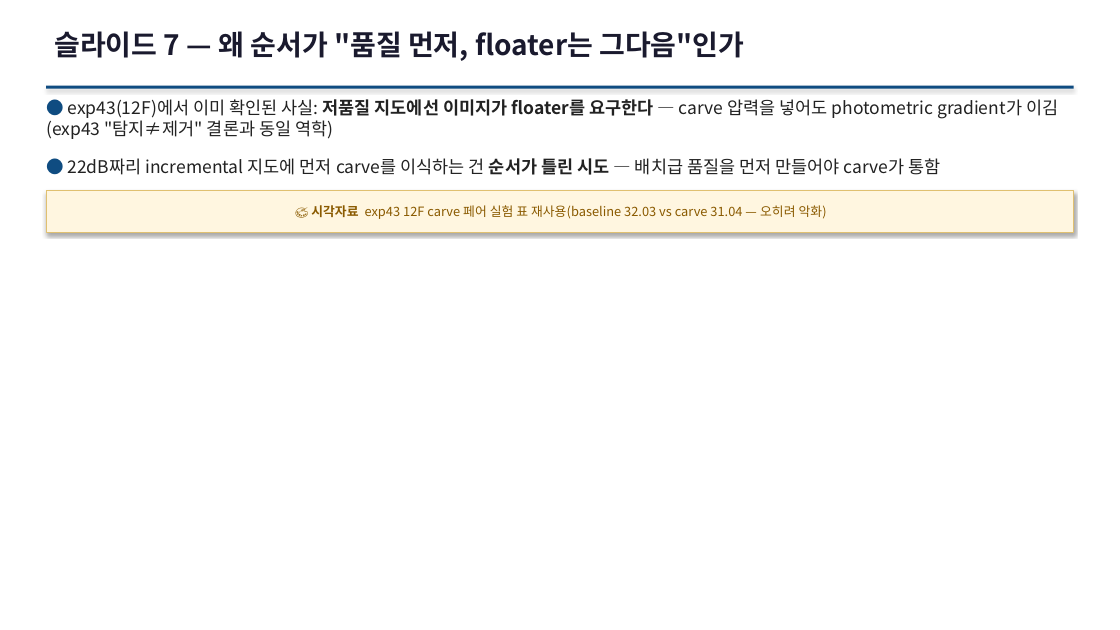
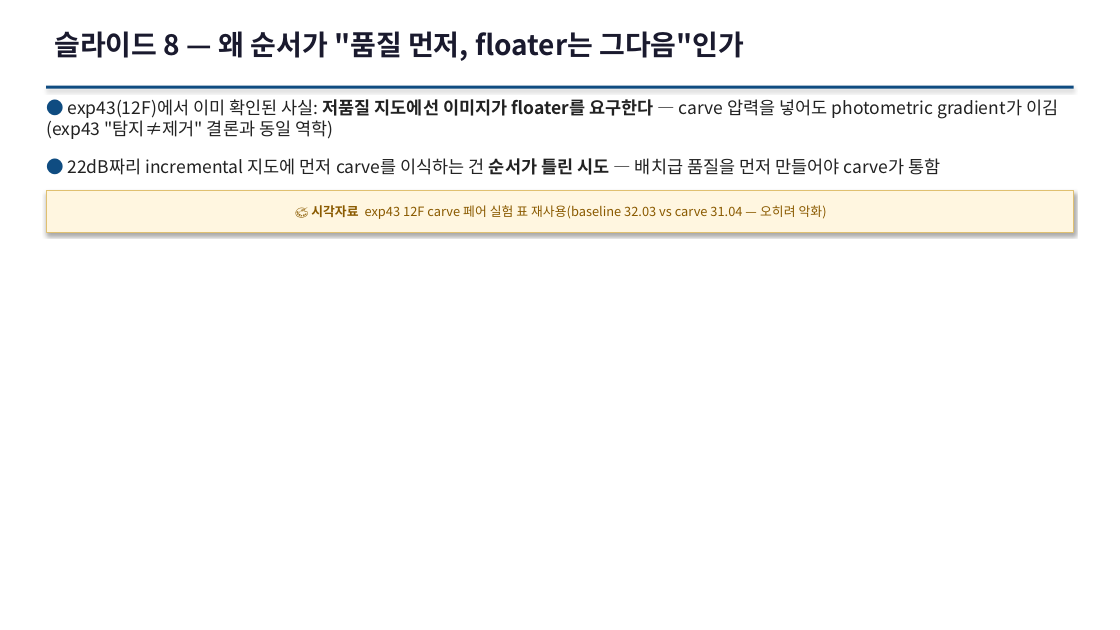
Before and after one commit to sawo0150/gs_floaterLab, a slide deck: slide 15 of context/ppt/ppt0717/gs_floater_deck_0717.pptx (slide 12 before the commit). Drawn at 1120x630 pixels with LibreOffice and Linux fonts; fonts in the diff are those of the drawing. Boxes give left, top, right and bottom in pixels: in the first picture for what was removed or moved away, otherwise in the second. Text is boxed around its words. In the diff, an @@ line names an element or a change of style, - is before the commit and + after.

```diff
--- a/context/ppt/ppt0717/gs_floater_deck_0717.pptx
+++ b/context/ppt/ppt0717/gs_floater_deck_0717.pptx
@@ text at bbox=[54, 31, 744, 61]: text changed @@
-슬라이드 7 — 왜 순서가 "품질 먼저, floater는 그다음"인가
+슬라이드 8 — 왜 순서가 "품질 먼저, floater는 그다음"인가
```
Also in this commit, not shown: 18 other slides changed, 3 slides added, 5 other files.
